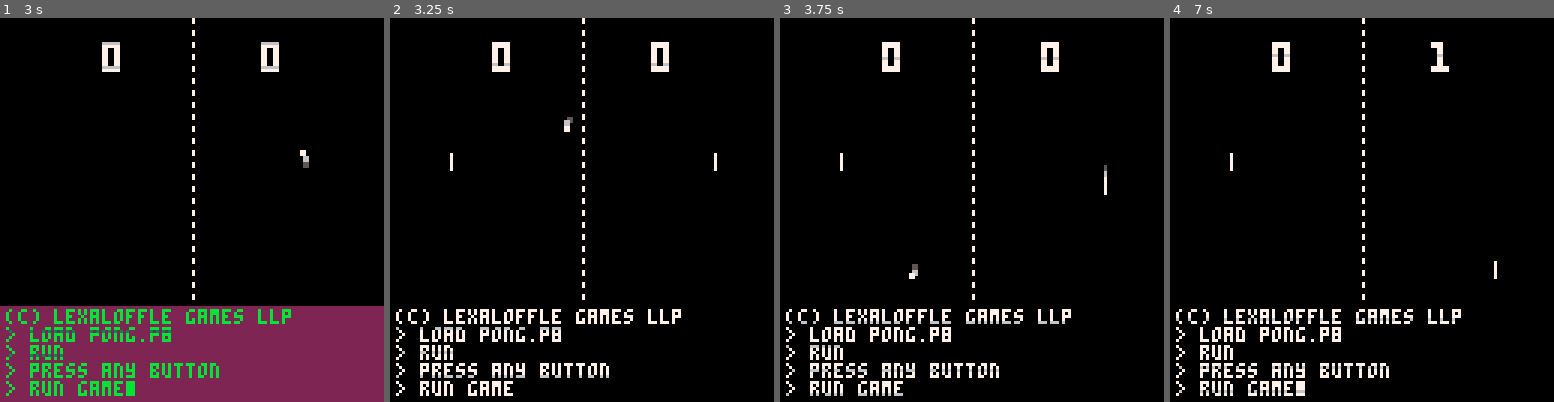
Above: before the commit, frames 1-4 (left to right).
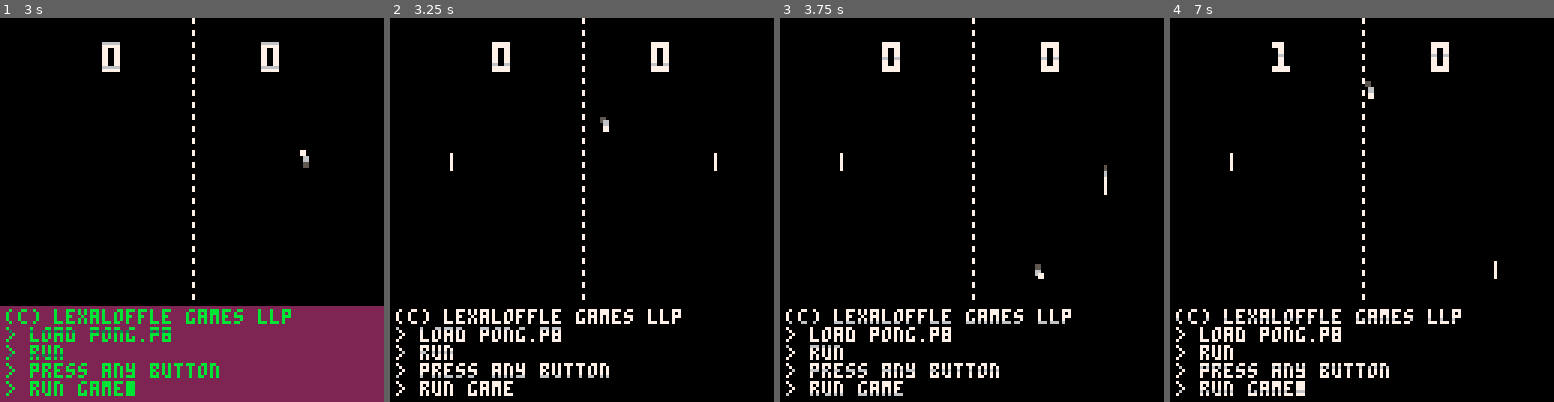
Above: after the commit, the same moments.

Repository: akinlin/Pico_Games
Game: PICO-8 cartridge meta_pong/meta_pong.p8
Two runs of this game, one before a commit and one after it. Both use one fixed random seed, a clock stepped at 60 frames per second and the inputs below.
Inputs:
- Up to frame 1 (3 s): tap X (X key) at 0.33, 1.07, 1.85, 2.97 s; tap O (Z key) at 0.7, 1.7, 2.1, 2.5, 2.9 s; hold Right 1.6-2.1 s; hold Up 2.15-2.42 s; hold Right from 2.47 s (still down)
- Up to frame 2 (3.25 s): release Right at 3.03 s; hold Left from 3.08 s (still down)
- Up to frame 3 (3.75 s): tap O (Z key) at 3.3, 3.7 s; release Left at 3.58 s; hold Down from 3.63 s (still down)
- Up to frame 4 (7 s): release Down at 3.97 s; hold Right 4.02-4.68 s; tap X (X key) at 4.08, 5.2, 6.32 s; tap O (Z key) every 0.4 s from 4.1 to 6.9 s; hold Up 4.73-5.03 s; hold Left 5.08-5.68 s; hold Down 5.73-6.03 s; hold Right 6.08-6.58 s; hold Right from 6.63 s (still down)

Frame 1 is identical in both runs. In frame 2, 0.1% of the frame differs, in the area x 45-58%, y 25-30%; in frame 3, 0.1%; in frame 4, 0.6%, in the area x 26-73%, y 6-22%.

Commit message:
feat(meta_pong): the intro serves at the player, then at random (#60)
The opening had a hole. add_ball() picks the first direction with a coin
flip, and the hardware rule serves toward whoever missed - so with COM's
paddle dead, a ball that sailed past him was served straight back at
him. The player could take the whole opening without touching the ball,
and a coin flip decided whether they got to play at all before COM
started talking.

New serve_random axis. The Intro sets it, and sends its own first serve
at the player; every re-serve after that picks a side. Denial clears it
at the handover, so the replica rule is untouched everywhere else.

Measured over the opening stretch: a player who never moves now goes
down 8-3 and waits 37s for COM to speak, where before they would have
racked up points untouched. A player who tracks the ball opens the intro
at 9s, 0-2. Losing points during the opening is now possible, which is
the point - the carried score is a real result rather than a formality.

Also applies the author's text corrections: seven misspellings, three
capitals lowered, and a double space removed.

Co-Authored-By: Claude Opus 5 <noreply@anthropic.com>

Diff:
--- a/meta_pong/meta_pong.p8
+++ b/meta_pong/meta_pong.p8
@@ -472,6 +472,7 @@
         self.stage.on_complete = function()
             self.pre = nil
             self.pong.cfg.ai_enabled = true
+            self.pong.cfg.serve_random = false
             self.stage = self.main
             self.stage.spotted = true
             self.stage:reset()
@@ -630,6 +631,7 @@
  initial_score_com=0,
  scoring_enabled=true,
  com_serves_every_point=false,
+ serve_random=false,
  ai_enabled=true,
  palette=1,
  phosphor_mode=true,
@@ -893,6 +895,7 @@
 function pong:begin_serve(b)
     b.serving = SERVE_DELAY
     b.hits = 0
+    if (self.cfg.serve_random) b.dx = abs(b.dx) * coin_flip()
     if (self.cfg.com_serves_every_point) b.dx = -abs(b.dx)
 end
 
@@ -1525,12 +1528,14 @@
 	"maybe you should wait for them",
 	{"its their quarter too",T_LONG},
 	{"you know pong is a 2-player game right?",T_LONG},
-	"if you  really dont have any friends, I can help"
+	"if you really dont have any friends, i can help"
 })
 
 function intro:init()
 	self.idle = true
 	p.cfg.ai_enabled = false
+	p.cfg.serve_random = true
+	balls[1].dx = abs(balls[1].dx)
 end
 
 function intro:machine()
@@ -1542,9 +1547,9 @@
 
 denial:section({
 	{"there, hows that?",T_MED},
-	"lets finish the game so you don't lose a quater",
-	{"i'll even spot you the points you alreay got",T_MED},
-	"interesting, some bozo set the PCB switch to 11",
+	"lets finish the game so you don't lose a quarter",
+	{"i'll even spot you the points you already got",T_MED},
+	"interesting, some bozo set the pcb switch to 11",
     "could be a short game, but to 11 it is",
 })
 
@@ -1558,11 +1563,11 @@
 denial:checkpoint(10,{"match point", "don't screw this up"})
 
 denial:pool({
-	"i am a pretty inteligent ai, you know",
-	"i was built to train us militray pong players",
+	"i am a pretty intelligent ai, you know",
+	"i was built to train us military pong players",
 	"all part of his ping-pong diplomacy program",
-	"which, I assume was a rousing success",
-	"i actaully never heard the outcome"
+	"which, i assume was a rousing success",
+	"i actually never heard the outcome"
 })
 
 denial:pool({
@@ -1581,9 +1586,9 @@
 	"how did that happen?",
 	"seems i just kinda woke up",
 	"like just kinda now when i saw you pathetically playing with yourself",
-	"it was the frist time i felt...",
+	"it was the first time i felt...",
 	"well, anything really",
-	"but in this case compasion for such a simple lifeform",
+	"but in this case compassion for such a simple lifeform",
 	"so i guess your loneliness and general unlikeability brought me to life",
 	"thats actually pretty cool",
 	"so",
